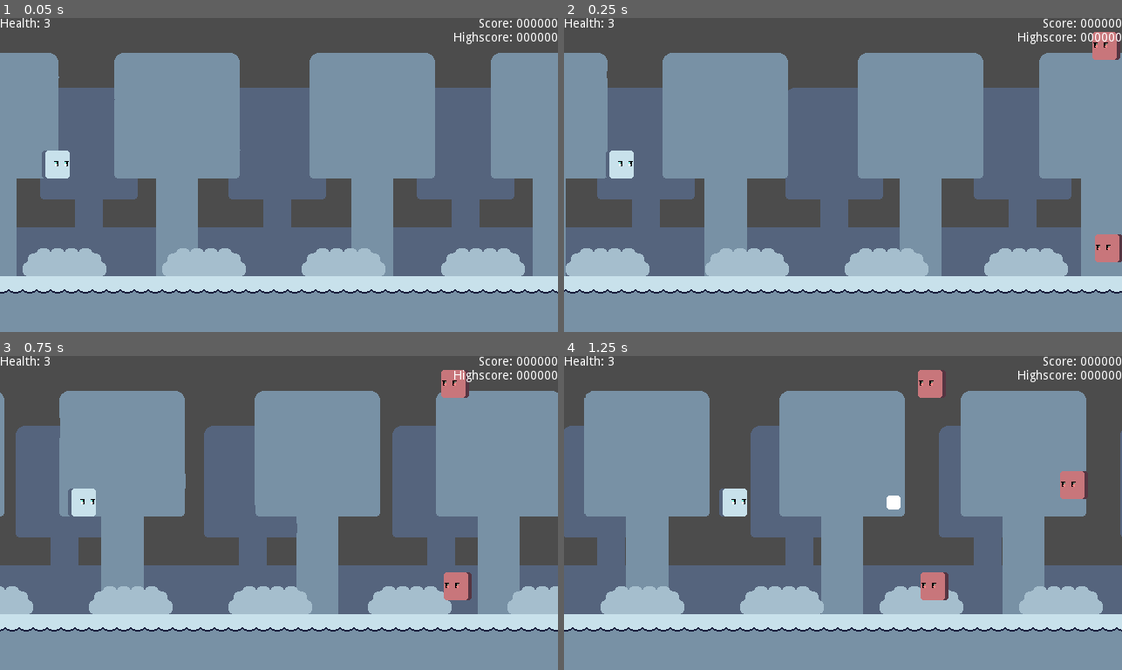
Above: before the commit, frames 1-4 (two rows, left to right).
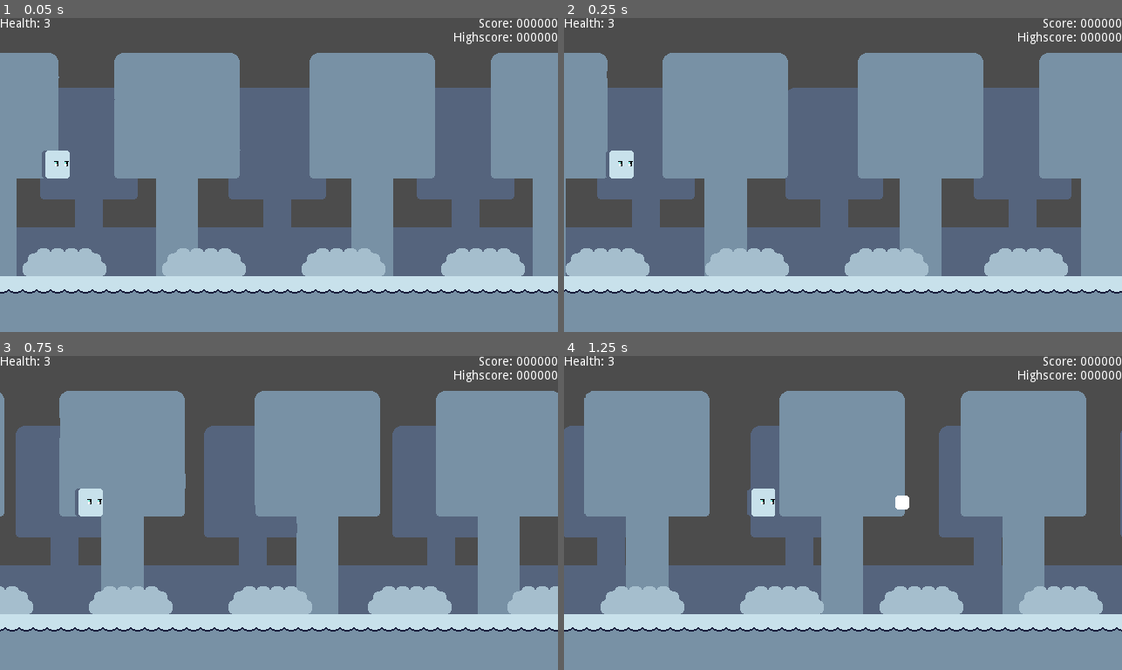
Above: after the commit, the same moments.

Repository: NexusrexDev/Geoshootria
Game: Godot game, scene res://Scenes/Level.tscn
Same seed, same stepped clock (60 frames per second), same inputs: the game is played once before the commit and once after it. The project has no main scene, so this scene is started directly.
Inputs:
- Up to frame 1 (0.05 s): no input
- Up to frame 2 (0.25 s): no input
- Up to frame 3 (0.75 s): tap Enter (ui_select) at 0.5 s; hold D (ui_right) from 0.53 s (still down)
- Up to frame 4 (1.25 s): keep holding D (ui_right); tap Space (ui_accept) at 0.77 s

Frame 1 is identical in both runs. In frame 2, 0.8% of the frame differs, in the area x 94-100%, y 4-78%; in frame 3, 1.1%; in frame 4, 2.2%, in the area x 27-94%, y 4-78%.

Commit message:
Created mover enemies.

Diff:
--- a/Assets/Enemy Patterns/testPattern1.tres
+++ /dev/null
@@ -1,30 +0,0 @@
-[gd_resource type="Resource" load_steps=7 format=2]
-
-[ext_resource path="res://Scripts/spawnableResource.gd" type="Script" id=1]
-[ext_resource path="res://Scripts/spawnableClass.gd" type="Script" id=2]
-[ext_resource path="res://Scenes/Enemies/basicEnemy.tscn" type="PackedScene" id=3]
-
-[sub_resource type="Resource" id=1]
-resource_name = "Enemy 1"
-script = ExtResource( 2 )
-type = ExtResource( 3 )
-position = Vector2( 672, 48 )
-pauseTime = 0.8
-
-[sub_resource type="Resource" id=2]
-resource_name = "Enemy 2"
-script = ExtResource( 2 )
-type = ExtResource( 3 )
-position = Vector2( 672, 164 )
-pauseTime = 0.8
-
-[sub_resource type="Resource" id=3]
-resource_name = "Enemy 3"
-script = ExtResource( 2 )
-type = ExtResource( 3 )
-position = Vector2( 672, 280 )
-pauseTime = 0.001
-
-[resource]
-script = ExtResource( 1 )
-enemy = [ SubResource( 1 ), SubResource( 2 ), SubResource( 3 ) ]
--- a/Assets/Enemy Patterns/testPattern2.tres
+++ /dev/null
@@ -1,30 +0,0 @@
-[gd_resource type="Resource" load_steps=7 format=2]
-
-[ext_resource path="res://Scripts/spawnableResource.gd" type="Script" id=1]
-[ext_resource path="res://Scripts/spawnableClass.gd" type="Script" id=2]
-[ext_resource path="res://Scenes/Enemies/basicEnemy.tscn" type="PackedScene" id=3]
-
-[sub_resource type="Resource" id=1]
-resource_name = "Enemy 1"
-script = ExtResource( 2 )
-type = ExtResource( 3 )
-position = Vector2( 672, 280 )
-pauseTime = 0.8
-
-[sub_resource type="Resource" id=2]
-resource_name = "Enemy 2"
-script = ExtResource( 2 )
-type = ExtResource( 3 )
-position = Vector2( 672, 164 )
-pauseTime = 0.8
-
-[sub_resource type="Resource" id=3]
-resource_name = "Enemy 3"
-script = ExtResource( 2 )
-type = ExtResource( 3 )
-position = Vector2( 672, 48 )
-pauseTime = 0.001
-
-[resource]
-script = ExtResource( 1 )
-enemy = [ SubResource( 1 ), SubResource( 2 ), SubResource( 3 ) ]
--- a/Assets/Enemy Patterns/testPattern3.tres
+++ /dev/null
@@ -1,30 +0,0 @@
-[gd_resource type="Resource" load_steps=7 format=2]
-
-[ext_resource path="res://Scripts/spawnableResource.gd" type="Script" id=1]
-[ext_resource path="res://Scripts/spawnableClass.gd" type="Script" id=2]
-[ext_resource path="res://Scenes/Enemies/basicEnemy.tscn" type="PackedScene" id=3]
-
-[sub_resource type="Resource" id=1]
-resource_name = "Enemy 1"
-script = ExtResource( 2 )
-type = ExtResource( 3 )
-position = Vector2( 672, 48 )
-pauseTime = 0.001
-
-[sub_resource type="Resource" id=2]
-resource_name = "Enemy 2"
-script = ExtResource( 2 )
-type = ExtResource( 3 )
-position = Vector2( 672, 280 )
-pauseTime = 0.8
-
-[sub_resource type="Resource" id=3]
-resource_name = "Enemy 3"
-script = ExtResource( 2 )
-type = ExtResource( 3 )
-position = Vector2( 672, 164 )
-pauseTime = 0.001
-
-[resource]
-script = ExtResource( 1 )
-enemy = [ SubResource( 1 ), SubResource( 2 ), SubResource( 3 ) ]
--- /dev/null
+++ b/Scenes/Enemies/Variant Bases/timerEnemy.tscn
@@ -0,0 +1,20 @@
+[gd_scene load_steps=3 format=2]
+
+[ext_resource path="res://Scenes/Enemy.tscn" type="PackedScene" id=1]
+[ext_resource path="res://Scripts/Enemies/timerEnemy.gd" type="Script" id=2]
+
+[node name="timerEnemy" instance=ExtResource( 1 )]
+script = ExtResource( 2 )
+
+[node name="startTimer" type="Timer" parent="." index="3"]
+wait_time = 1.3
+one_shot = true
+autostart = true
+
+[node name="endTimer" type="Timer" parent="." index="4"]
+one_shot = true
+
+[node name="Tween" type="Tween" parent="." index="5"]
+
+[connection signal="timeout" from="startTimer" to="." method="firstMotionStart"]
+[connection signal="timeout" from="endTimer" to="." method="secondMotionStart"]
--- a/Scenes/Enemies/basicEnemy.tscn
+++ b/Scenes/Enemies/basicEnemy.tscn
@@ -5,4 +5,4 @@
 [node name="basicEnemy" instance=ExtResource( 1 )]
 health = 1
 score = 5
-motion = Vector2( -200, 0 )
+motion = Vector2( -225, 0 )
--- /dev/null
+++ b/Scenes/Enemies/dasherEnemy.tscn
@@ -0,0 +1,24 @@
+[gd_scene load_steps=3 format=2]
+
+[ext_resource path="res://Scenes/Enemy.tscn" type="PackedScene" id=1]
+[ext_resource path="res://Scripts/Enemies/dasherEnemy.gd" type="Script" id=2]
+
+[node name="dasherEnemy" instance=ExtResource( 1 )]
+script = ExtResource( 2 )
+health = 2
+motions = [ Vector2( -280, 0 ), Vector2( 120, 0 ), Vector2( -445, 0 ) ]
+
+[node name="Tween" type="Tween" parent="." index="3"]
+
+[node name="returnTimer" type="Timer" parent="." index="4"]
+wait_time = 0.6
+one_shot = true
+autostart = true
+
+[node name="dashTimer" type="Timer" parent="." index="5"]
+wait_time = 0.6
+one_shot = true
+autostart = true
+
+[connection signal="timeout" from="returnTimer" to="." method="returnMotion"]
+[connection signal="timeout" from="dashTimer" to="." method="dashMotion"]
--- /dev/null
+++ b/Scenes/Enemies/homingEnemy.tscn
@@ -0,0 +1,9 @@
+[gd_scene load_steps=3 format=2]
+
+[ext_resource path="res://Scenes/Enemy.tscn" type="PackedScene" id=1]
+[ext_resource path="res://Scripts/Enemies/homingEnemy.gd" type="Script" id=2]
+
+[node name="homingEnemy" instance=ExtResource( 1 )]
+script = ExtResource( 2 )
+health = 1
+score = 5
--- /dev/null
+++ b/Scenes/Enemies/hoverEnemy.tscn
@@ -0,0 +1,13 @@
+[gd_scene load_steps=2 format=2]
+
+[ext_resource path="res://Scenes/Enemies/Variant Bases/timerEnemy.tscn" type="PackedScene" id=1]
+
+[node name="hoverEnemy" instance=ExtResource( 1 )]
+health = 1
+score = 5
+motion = Vector2( -225, 0 )
+firstMotion = Vector2( -225, 96 )
+secondMotion = Vector2( -225, 0 )
+
+[node name="startTimer" parent="." index="3"]
+wait_time = 0.6
--- /dev/null
+++ b/Scenes/Enemies/sineEnemy.tscn
@@ -0,0 +1,10 @@
+[gd_scene load_steps=3 format=2]
+
+[ext_resource path="res://Scenes/Enemy.tscn" type="PackedScene" id=1]
+[ext_resource path="res://Scripts/Enemies/sineEnemy.gd" type="Script" id=2]
+
+[node name="sineEnemy" instance=ExtResource( 1 )]
+script = ExtResource( 2 )
+health = 1
+score = 5
+motion = Vector2( -225, 0 )
--- /dev/null
+++ b/Scenes/Enemies/zigzagEnemy.tscn
@@ -0,0 +1,10 @@
+[gd_scene load_steps=2 format=2]
+
+[ext_resource path="res://Scenes/Enemies/Variant Bases/timerEnemy.tscn" type="PackedScene" id=1]
+
+[node name="zigzagEnemy" instance=ExtResource( 1 )]
+health = 1
+score = 5
+motion = Vector2( -225, 0 )
+firstMotion = Vector2( 125, 96 )
+secondMotion = Vector2( -225, 0 )
--- a/Scenes/Enemy.tscn
+++ b/Scenes/Enemy.tscn
@@ -16,13 +16,13 @@
 
 [node name="Sprite" type="Sprite" parent="."]
 modulate = Color( 1, 0.52549, 0.52549, 1 )
+position = Vector2( 0, -16 )
 texture = ExtResource( 1 )
-centered = false
-offset = Vector2( -16, -32 )
 flip_h = true
 
 [node name="iframeTimer" type="Timer" parent="."]
-wait_time = 0.35
+wait_time = 0.2
 one_shot = true
 
 [connection signal="area_entered" from="." to="." method="_on_Enemy_area_entered"]
+[connection signal="timeout" from="iframeTimer" to="." method="invisOver"]
--- a/Scenes/Level.tscn
+++ b/Scenes/Level.tscn
@@ -6,7 +6,6 @@
 [ext_resource path="res://Assets/Prototype/Sprites/treebackPlaceholder.png" type="Texture" id=4]
 [ext_resource path="res://Assets/Prototype/Sprites/bushPlaceholder.png" type="Texture" id=5]
 [ext_resource path="res://Scripts/ParallaxManager.gd" type="Script" id=6]
-[ext_resource path="res://Scenes/Spawner.tscn" type="PackedScene" id=7]
 [ext_resource path="res://Scenes/HUD.tscn" type="PackedScene" id=8]
 
 [sub_resource type="RectangleShape2D" id=1]
@@ -25,6 +24,7 @@
 
 [node name="Player" parent="." instance=ExtResource( 1 )]
 position = Vector2( 64, 184 )
+speed = 250
 
 [node name="CollisionLimits" type="StaticBody2D" parent="."]
 
@@ -107,7 +107,5 @@
 position = Vector2( -48, 148 )
 shape = SubResource( 4 )
 
-[node name="Spawner" parent="." instance=ExtResource( 7 )]
-
 [connection signal="death" from="Player" to="HUD" method="gameOver"]
 [connection signal="healthChange" from="Player" to="HUD" method="healthUpdate"]
--- a/Scenes/Spawner.tscn
+++ b/Scenes/Spawner.tscn
@@ -1,13 +1,9 @@
-[gd_scene load_steps=5 format=2]
+[gd_scene load_steps=2 format=2]
 
 [ext_resource path="res://Scripts/Spawner.gd" type="Script" id=1]
-[ext_resource path="res://Assets/Enemy Patterns/testPattern2.tres" type="Resource" id=2]
-[ext_resource path="res://Assets/Enemy Patterns/testPattern3.tres" type="Resource" id=3]
-[ext_resource path="res://Assets/Enemy Patterns/testPattern1.tres" type="Resource" id=4]
 
 [node name="Spawner" type="Node"]
 script = ExtResource( 1 )
-pattern = [ ExtResource( 4 ), ExtResource( 2 ), ExtResource( 3 ) ]
 
 [node name="patternTimer" type="Timer" parent="."]
 wait_time = 0.35
--- /dev/null
+++ b/Scripts/Enemies/dasherEnemy.gd
@@ -0,0 +1,26 @@
+# dasherEnemy.gd
+extends baseEnemy
+
+# Variables
+onready var collider = $CollisionShape2D
+onready var dashTimer = $dashTimer
+onready var tween = $Tween
+onready var sprite = $Sprite
+
+export(Array, Vector2) var motions
+
+func _ready():
+	sprite.scale = Vector2(4,4)
+	collider.disabled = true
+	motion = motions[0]
+
+func returnMotion():
+	tween.interpolate_property(self,"motion",motion,motions[1],0.2)
+	tween.interpolate_property(sprite,"scale",sprite.scale,Vector2(1,1),dashTimer.wait_time)
+	tween.start()
+	dashTimer.start()
+
+func dashMotion():
+	tween.interpolate_property(self,"motion",motion,motions[2],0.2)
+	collider.disabled = false
+	tween.start()
--- /dev/null
+++ b/Scripts/Enemies/homingEnemy.gd
@@ -0,0 +1,10 @@
+# homingEnemy.gd
+extends baseEnemy
+
+func _ready():
+	var player = get_parent().get_node("Player")
+	if player == null:
+		motion.x = -225
+	else:
+		var direction = (player.global_position - global_position).normalized()
+		motion = direction * 225
--- /dev/null
+++ b/Scripts/Enemies/sineEnemy.gd
@@ -0,0 +1,10 @@
+# sineEnemy.gd
+extends baseEnemy
+
+var sine = 0
+var c = 180
+export var speed = 60 # Multiply by -1 for downwards motion
+
+func _process(delta):
+	sine += c * delta
+	motion.y = cos(deg2rad(sine)) * 2 * speed
--- /dev/null
+++ b/Scripts/Enemies/timerEnemy.gd
@@ -0,0 +1,19 @@
+# timerEnemy.gd => Used for the zigzag and big sine enemies
+extends baseEnemy
+
+# Variables
+onready var tween = $Tween
+onready var startTimer = $startTimer
+onready var endTimer = $endTimer
+
+export(Vector2) var firstMotion
+export(Vector2) var secondMotion
+
+func firstMotionStart():
+	tween.interpolate_property(self,"motion",motion,firstMotion,0.2)
+	tween.start()
+	endTimer.start()
+
+func secondMotionStart():
+	tween.interpolate_property(self,"motion",motion,secondMotion,0.2)
+	tween.start()
--- a/Scripts/Player.gd
+++ b/Scripts/Player.gd
@@ -14,9 +14,6 @@
 
 # Packed scenes
 export(PackedScene) var projectile
-
-func _ready():
-	print(projectile)
 
 func _process(_delta):
 	shooting()
--- a/Scripts/Spawner.gd
+++ b/Scripts/Spawner.gd
@@ -9,6 +9,8 @@
 var completedEnemy
 onready var patternTimer = $patternTimer
 onready var enemyTimer = $enemyTimer
+
+var propExtra = [""]
 
 func _ready():
 	randomize()
--- a/Scripts/baseEnemy.gd
+++ b/Scripts/baseEnemy.gd
@@ -1,11 +1,13 @@
 # baseEnemy.gd
 extends Area2D
+class_name baseEnemy
 
 # Variables
 export var health: int
-export var score: int
+var score: int
 export var motion: Vector2
 onready var invisTimer = $iframeTimer
+var temp_motion: Vector2
 
 signal death(score)
 signal completed()
@@ -17,6 +19,7 @@
 	# Connecting the death and safe passing/destruction to the spawner
 	var Spawner = get_node("/root/Level/Spawner")
 	connect("completed", Spawner, "enemyPassed")
+	score = health * 5
 
 func _process(delta):
 	# Basic movement, use the inherited scripts to apply motion
@@ -27,6 +30,10 @@
 		health -= 1
 		area.queue_free()
 		invisTimer.start()
+		# Knockback
+		temp_motion = motion
+		motion = Vector2(motion.x * 0.75, motion.y)
+		position += Vector2(6, 0)
 		if health <= 0:
 			#Should include death effects and death signal to the spawner
 			emit_signal("death", score)
@@ -40,3 +47,7 @@
 	if area.is_in_group("enemyLimit"):
 		emit_signal("completed")
 		queue_free()
+
+
+func invisOver():
+	motion = temp_motion
--- a/Scripts/spawnableClass.gd
+++ b/Scripts/spawnableClass.gd
@@ -4,3 +4,4 @@
 export(PackedScene) var type
 export(Vector2) var position
 export(float) var pauseTime
+export(int) var extraProperty
--- a/Scripts/spawnableResource.gd
+++ b/Scripts/spawnableResource.gd
@@ -1,6 +1,7 @@
 # spawnableResource.gd
 tool
 extends Resource
+
 class_name SpawnPattern
 
 # Variables
--- a/project.godot
+++ b/project.godot
@@ -18,10 +18,16 @@
 "class": "Spawnable",
 "language": "GDScript",
 "path": "res://Scripts/spawnableClass.gd"
+}, {
+"base": "Area2D",
+"class": "baseEnemy",
+"language": "GDScript",
+"path": "res://Scripts/baseEnemy.gd"
 } ]
 _global_script_class_icons={
 "SpawnPattern": "",
-"Spawnable": ""
+"Spawnable": "",
+"baseEnemy": ""
 }
 
 [application]
@@ -123,6 +129,7 @@
 [rendering]
 
 quality/driver/driver_name="GLES2"
+quality/intended_usage/framebuffer_allocation=0
 vram_compression/import_etc=true
 vram_compression/import_etc2=false
 environment/default_environment="res://default_env.tres"
Not shown: 1 places in Scenes/Level.tscn that only renumber resources
